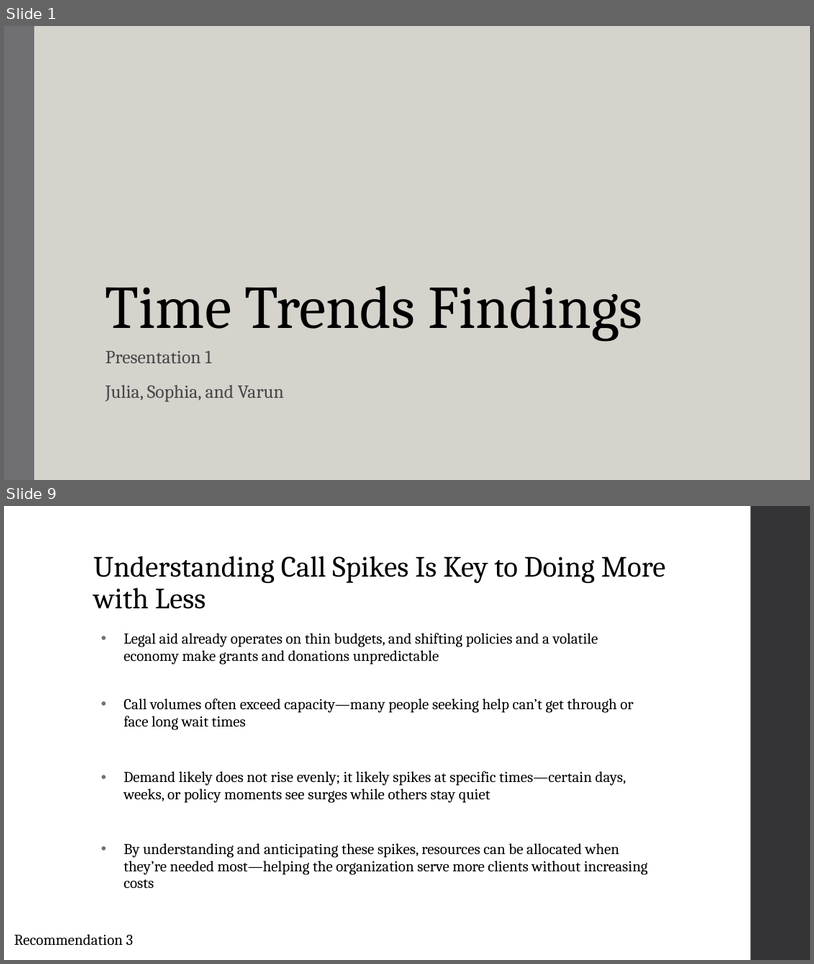
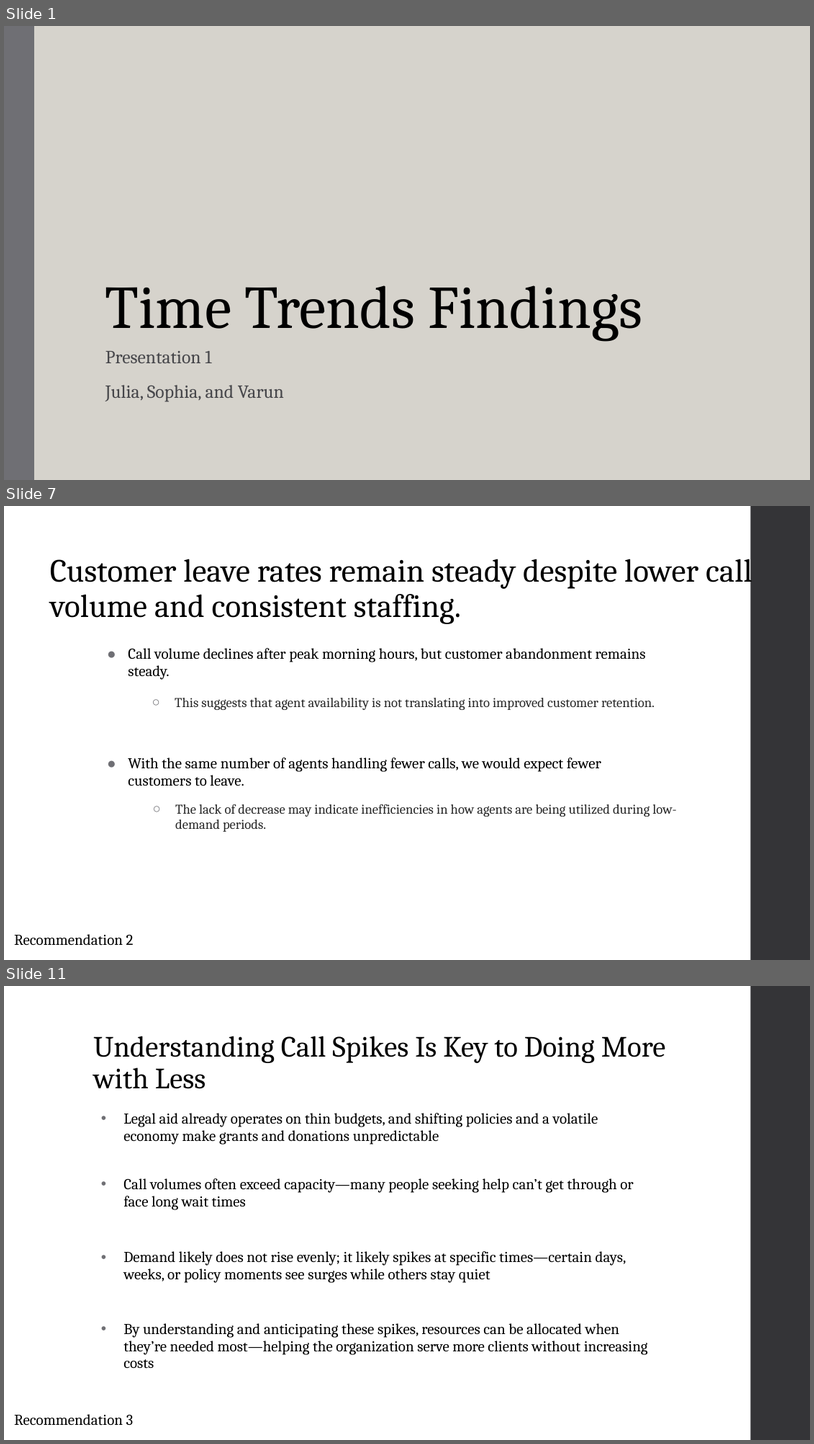
Before and after one commit to arvindkrishna87/STAT390_LegalAid_Fall2025, a slide deck: Presentations/Dashboard/TimeTrendsPresentation1_8Oct_Group1.pptx. Shown one above the other, each under a label of ours: slides 1 and 9 before the commit, slides 1, 7 and 11 after it; the slides between them are not shown. The pictures are 814x964 and 814x1444 pixels, drawn with LibreOffice and Linux fonts; fonts in the diff are those of the drawing. Boxes give left, top, right and bottom in pixels: in the first picture for what was removed or moved away, otherwise in the second. Text is boxed around its words. In the diff, an @@ line names an element or a change of style, - is before the commit and + after.

```diff
--- a/Presentations/Dashboard/TimeTrendsPresentation1_8Oct_Group1.pptx
+++ b/Presentations/Dashboard/TimeTrendsPresentation1_8Oct_Group1.pptx
@@ slide 7 added at bbox=[4, 506, 810, 960], background #FFFFFF; not listed: 1 template element that a slide beside it also shows @@
@@ title added at bbox=[50, 551, 753, 624], 38.6 pt, text #000000 @@
+Customer leave rates remain steady despite lower call volume and consistent staffing.
@@ text added at bbox=[128, 648, 646, 680], 18 pt, text #000000 @@
+● Call volume declines after peak morning hours, but customer abandonment remains steady.
@@ text added at bbox=[175, 698, 655, 710], 16 pt, text #262626 @@
+  ○ This suggests that agent availability is not translating into improved customer retention.
@@ text added at bbox=[128, 757, 602, 786], 18 pt, text #000000 @@
+● With the same number of agents handling fewer calls, we would expect fewer customers to leave.
@@ text added at bbox=[175, 804, 676, 831], 16 pt, text #262626 @@
+  ○ The lack of decrease may indicate inefficiencies in how agents are being utilized during low-demand periods.
@@ text added at bbox=[14, 934, 134, 945], 18 pt, text #000000 @@
+Recommendation 2
@@ what was slide 9 is now slide 11 @@
```
Also in this commit, not shown: 8 slides changed, 5 other slides added, 7 slides removed.
